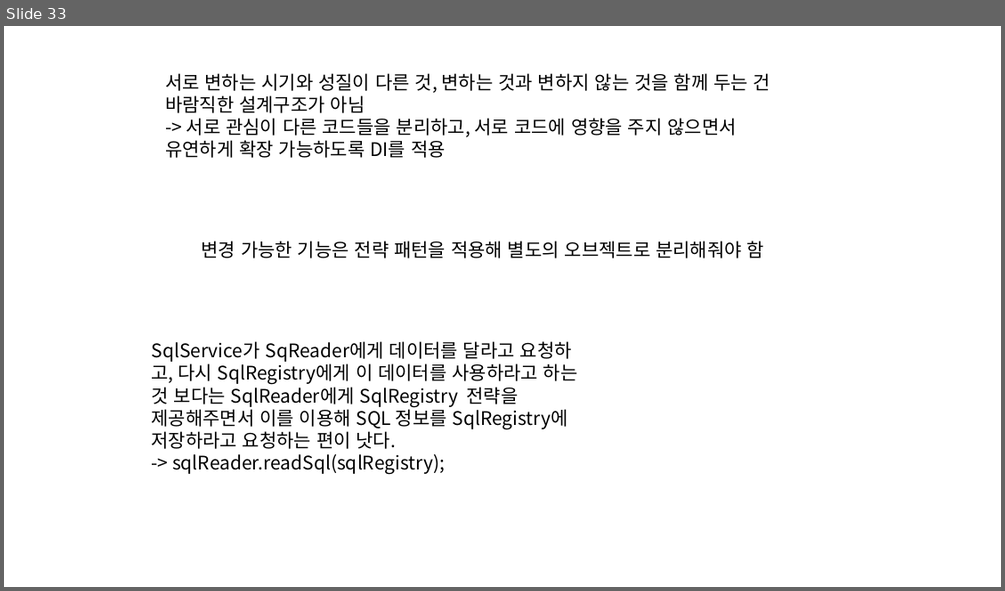
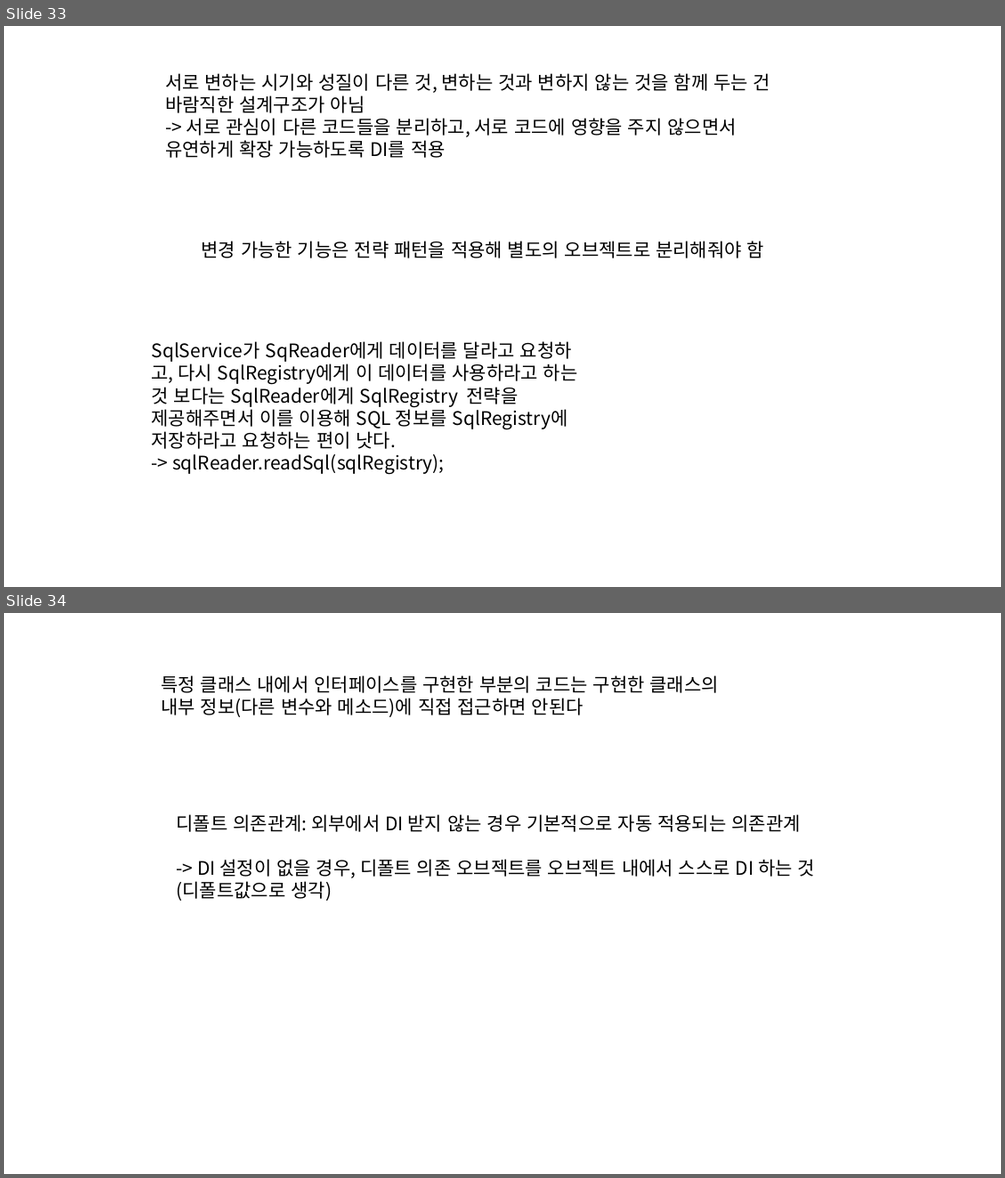
Before and after one commit to eongss/testproject, a slide deck: 프레젠테이션1.pptx. Shown one above the other, each under a label of ours: slide 33 before the commit, slides 33 and 34 after it. The pictures are 1005x591 and 1005x1178 pixels, drawn with LibreOffice and Linux fonts; fonts in the diff are those of the drawing. Boxes give left, top, right and bottom in pixels: in the first picture for what was removed or moved away, otherwise in the second. Text is boxed around its words. In the diff, an @@ line names an element or a change of style, - is before the commit and + after.

```diff
--- a/프레젠테이션1.pptx
+++ b/프레젠테이션1.pptx
@@ slide 34 added at <box>4,613,1001,1174</box>, background #FFFFFF @@
@@ text added at <box>161,675,719,717</box>, 18 pt, text #000000 @@
+특정 클래스 내에서 인터페이스를 구현한 부분의 코드는 구현한 클래스의 내부 정보(다른 변수와 메소드)에 직접 접근하면 안된다
@@ text added at <box>177,814,815,900</box>, 18 pt, text #000000 @@
+디폴트 의존관계: 외부에서 DI 받지 않는 경우 기본적으로 자동 적용되는 의존관계
+-> DI 설정이 없을 경우, 디폴트 의존 오브젝트를 오브젝트 내에서 스스로 DI 하는 것(디폴트값으로 생각)
```
Also in this commit, not shown: 1 other slide added, 2 slides removed.
